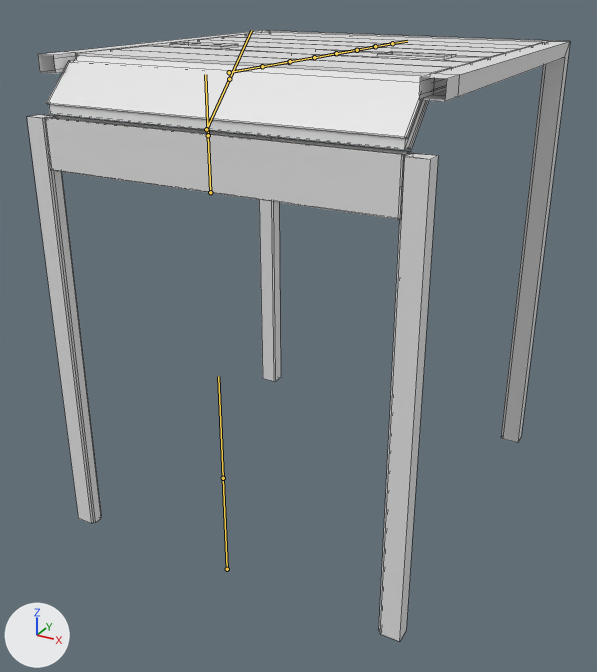
An edit to the FBX model VR warehouse/Assets/Art/3D Models/Building/Props/GarageDoorLoose.fbx, drawn before and after from the same camera.
Camera for both pictures: a camera (50 mm lens) standing at (3.57, -5.11, 5.08) and looking at (-0.08, 1.53, 1.77). The lights are fixed; the arrows at lower left show +X, +Y and +Z. The bones that bend it are drawn over the model as lines. Mesh edges are drawn as thin lines.

Objects in the first picture: 'Door Grate.001', 'Door Right'.
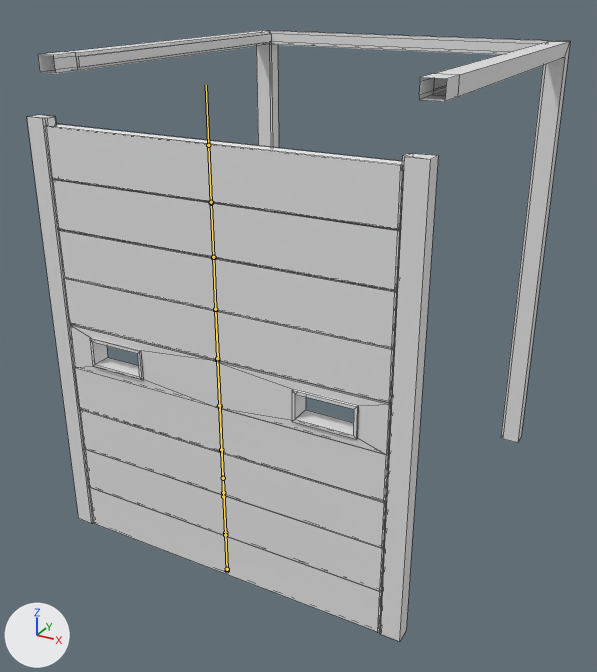
The newer file adds an action. The first version stands in its rest pose; the second is drawn at frame 40 of the action 'Armature|Closing'.

What differs and where, as boxes [x1, y1, x2, y2] in the pictures (597 x 672 px):
'Door Right', posed (28% narrower, 169% taller)
    before: [44, 32, 542, 220]
    after: [45, 124, 404, 632]
bone 'Bone', root to tip
    before: (210, 192) to (208, 135)
    after: (227, 570) to (225, 532)
bone 'Bone.001', root to tip
    before: (206, 129) to (229, 79)
    after: (225, 535) to (223, 492)
bone 'Bone.002', root to tip
    before: (229, 72) to (262, 66)
    after: (223, 496) to (221, 450)
bone 'Bone.003', root to tip
    before: (289, 62) to (262, 66)
    after: (220, 406) to (221, 449)
bone 'Bone.004', root to tip
    before: (314, 57) to (290, 61)
    after: (217, 360) to (219, 405)
bone 'Bone.005', root to tip
    before: (336, 53) to (314, 57)
    after: (215, 310) to (217, 358)
bone 'Bone.006', root to tip
    before: (356, 50) to (336, 53)
    after: (213, 258) to (215, 309)
bone 'Bone.007', root to tip
    before: (375, 46) to (357, 50)
    after: (211, 203) to (213, 257)
bone 'Bone.008', root to tip
    before: (375, 46) to (392, 43)
    after: (211, 202) to (208, 145)

What the commit changed:
Bone 'Bone' (bone_bone) moves from (0.0, 0.0, 0.0) to (0.0, -3.568, 0.0).
Bone 'Bone.001' (bone_bone_001) moves from (0.0, 0.0, 0.0) to (0.373, -2.551, -2.567).
Bone 'Bone.001' (bone_bone_001) turns from (0, 0, 0) to (44, -2, 6) degrees about its own x, y and z.
Bone 'Bone.002' (bone_bone_002) moves from (0.0, 0.0, 0.0) to (1.067, -0.307, -3.429).
Bone 'Bone.002' (bone_bone_002) turns from (0, 0, 0) to (85, -16, 18) degrees about its own x, y and z.
Bone 'Bone.003' (bone_bone_003) moves from (0.0, 0.0, 0.0) to (-1.056, 1.22, 2.459).
Bone 'Bone.003' (bone_bone_003) turns from (0, 0, 0) to (80, -21, 25) degrees about its own x, y and z.
Bone 'Bone.004' (bone_bone_004) moves from (0.0, 0.0, 0.0) to (-1.019, 1.664, 2.0).
Bone 'Bone.004' (bone_bone_004) turns from (0, 0, 0) to (77, -24, 30) degrees about its own x, y and z.
Bone 'Bone.005' (bone_bone_005) moves from (0.0, 0.0, 0.0) to (-0.956, 2.104, 1.528).
Bone 'Bone.005' (bone_bone_005) turns from (0, 0, 0) to (72, -27, 36) degrees about its own x, y and z.
Bone 'Bone.006' (bone_bone_006) moves from (0.0, 0.0, 0.0) to (-0.86, 2.543, 1.059).
Bone 'Bone.006' (bone_bone_006) turns from (0, 0, 0) to (63, -29, 46) degrees about its own x, y and z.
Bone 'Bone.007' (bone_bone_007) moves from (0.0, 0.0, 0.0) to (-0.7, 2.985, 0.606).
Bone 'Bone.007' (bone_bone_007) turns from (0, 0, 0) to (49, -30, 60) degrees about its own x, y and z.
Bone 'Bone.008' (bone_bone_008) moves from (0.0, 0.0, 0.0) to (0.0, -2.998, -0.915).
Bone 'Bone.008' (bone_bone_008) turns from (0, 0, 0) to (90, 0, 0) degrees about its own x, y and z.
